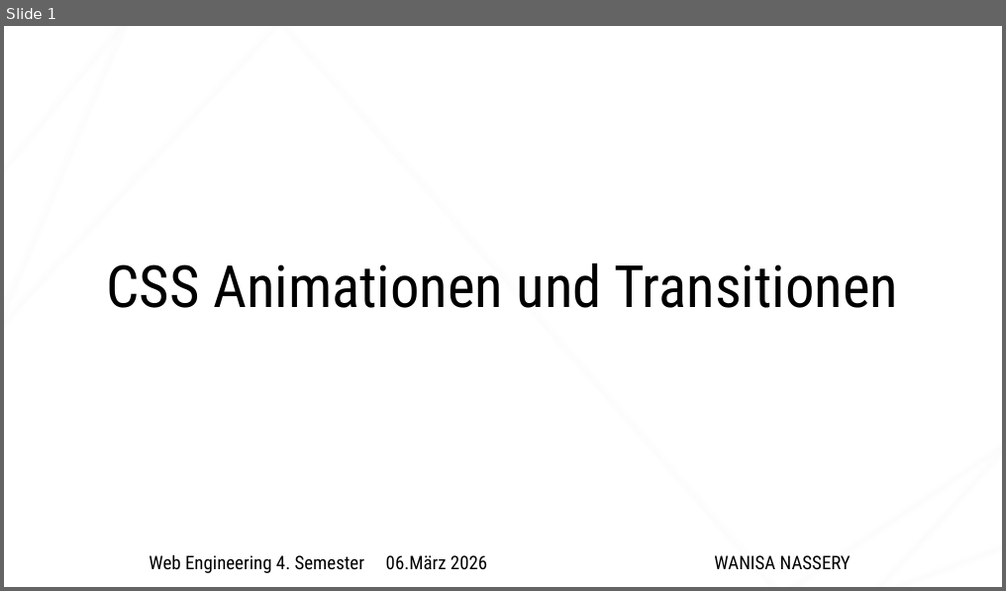
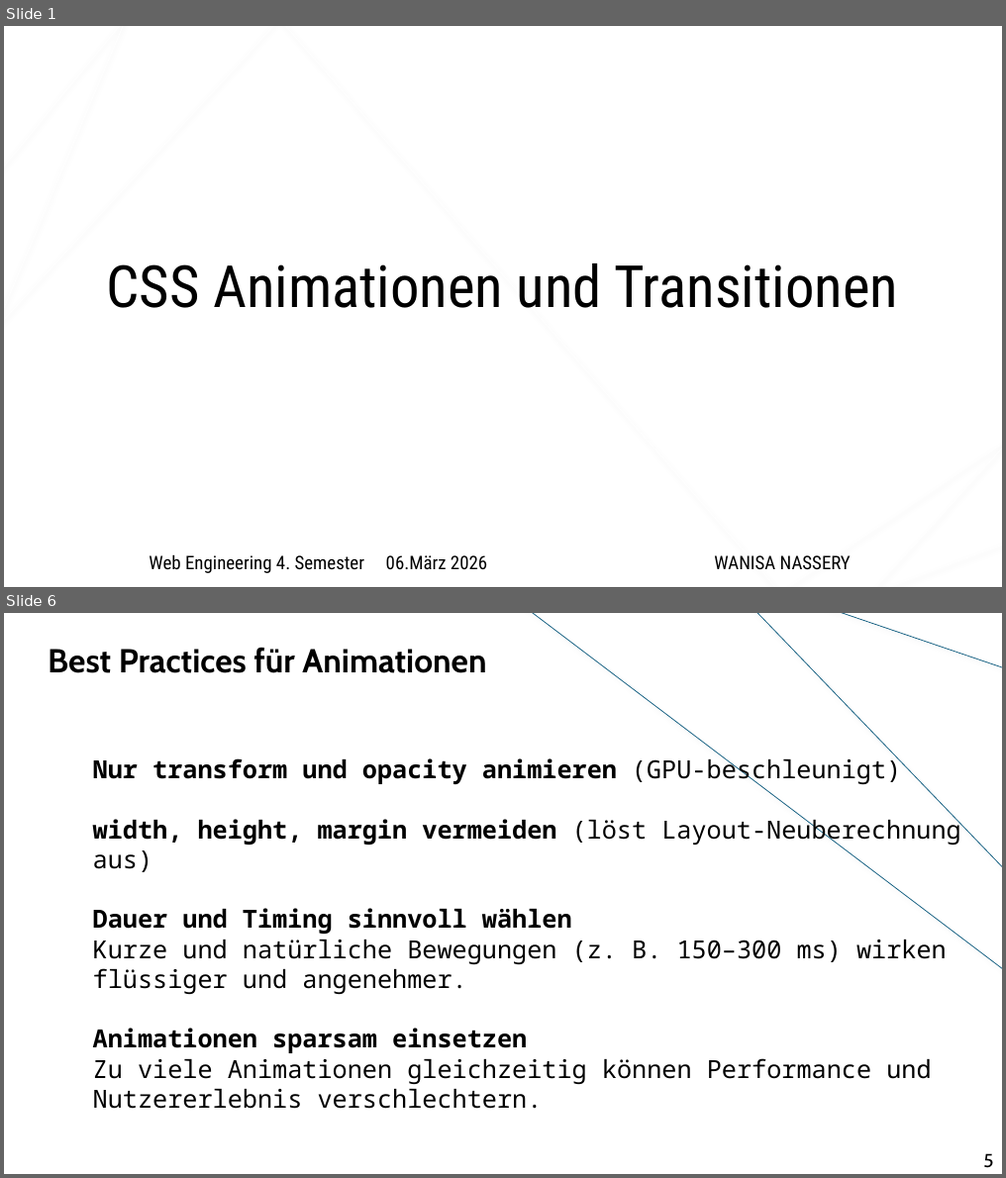
Before and after one commit to wannas234/CSS-Animationen-und-Transitionen, a slide deck: Präsentation-CSS-T&A.pptx. Shown one above the other, each under a label of ours: slide 1 before the commit, slides 1 and 6 after it; the slides between them are not shown. The pictures are 1006x591 and 1006x1178 pixels, drawn with LibreOffice and Linux fonts; fonts in the diff are those of the drawing; background and template pictures are left out. Boxes give left, top, right and bottom in pixels: in the first picture for what was removed or moved away, otherwise in the second. Text is boxed around its words. In the diff, an @@ line names an element or a change of style, - is before the commit and + after.

```diff
--- a/Präsentation-CSS-T&A.pptx
+++ b/Präsentation-CSS-T&A.pptx
@@ slide 6 added at [4,613,1002,1174], background picture (left out) @@
@@ freeform shape added at [507,613,1002,1001], outline #156082 0.75 pt @@
@@ text added at [48,647,486,673], 32 pt, text #000000, bold @@
+Best Practices für Animationen
@@ text added at [93,756,961,1084], 24 pt, text #000000 @@
+Nur transform und opacity animieren (GPU-beschleunigt)
+width, height, margin vermeiden (löst Layout-Neuberechnung aus)
+Dauer und Timing sinnvoll wählen
+Kurze und natürliche Bewegungen (z. B. 150–300 ms) wirken flüssiger und angenehmer.
+Animationen sparsam einsetzen
+Zu viele Animationen gleichzeitig können Performance und Nutzererlebnis verschlechtern.
@@ text added at [983,1154,993,1168], 18 pt, text #000000 @@
+5
```
Also in this commit, not shown: 4 slides changed, 1 other slide added, 1 slide removed, 4 other files.
